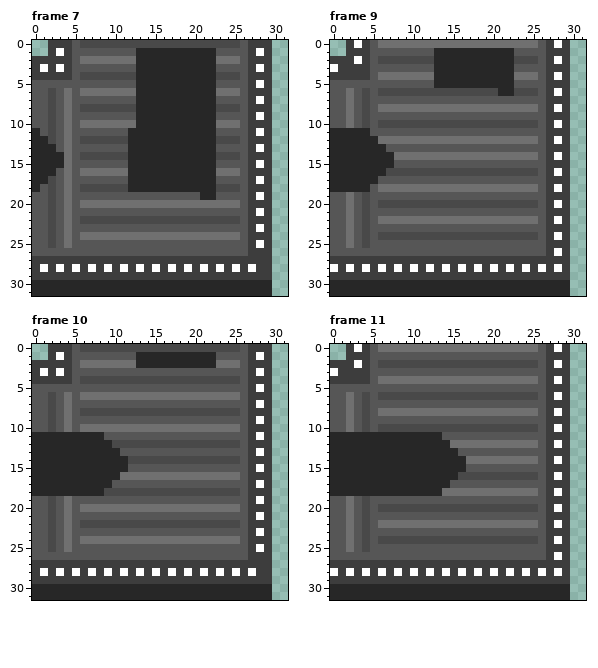
Pixel-art file, stored at Assets/Sprites/Conveyors/right up curve conv.aseprite. Above: the version before the commit.
32x32 pixels, 11 frames. Shown: frame 7, frame 9, frame 10, frame 11. The commit also changed other frames, which this record leaves out.
New version:
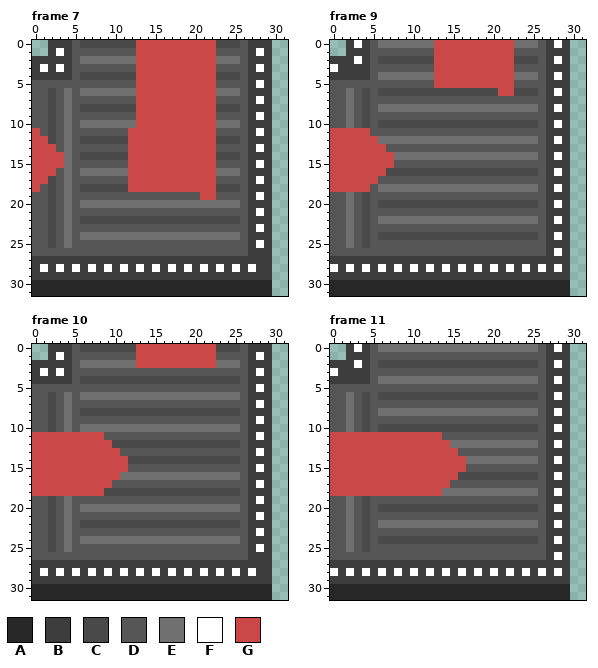
Palette (. is transparent): A #272727  B #3d3d3d  C #494949  D #565656  E #707070  F #ffffff  G #cb4848
Change:
Frame 7, layer "Layer 7":
y 0: x 13..22 CCCCCCCCCC -> GGGGGGGGGG
y 1..10: x 13..22 AAAAAAAAAA -> GGGGGGGGGG
y 11: x 0 A -> G; x 12..22 AAAAAAAAAAA -> GGGGGGGGGGG
y 12: x 0..1 AA -> GG; x 12..22 AAAAAAAAAAA -> GGGGGGGGGGG
y 13: x 0..2 AAA -> GGG; x 12..22 AAAAAAAAAAA -> GGGGGGGGGGG
y 14..15: x 0..3 AAAA -> GGGG; x 12..22 AAAAAAAAAAA -> GGGGGGGGGGG
y 16: x 0..2 AAA -> GGG; x 12..22 AAAAAAAAAAA -> GGGGGGGGGGG
y 17: x 0..1 AA -> GG; x 12..22 AAAAAAAAAAA -> GGGGGGGGGGG
y 18: x 0 A -> G; x 12..22 AAAAAAAAAAA -> GGGGGGGGGGG
y 19: x 21..22 AA -> GG
Frame 9, layer "Layer 7":
y 0: x 13..22 EEEEEEEEEE -> GGGGGGGGGG
y 1..5: x 13..22 AAAAAAAAAA -> GGGGGGGGGG
y 6: x 21..22 AA -> GG
y 11: x 0..4 AAAAA -> GGGGG
y 12: x 0..5 AAAAAA -> GGGGGG
y 13: x 0..6 AAAAAAA -> GGGGGGG
y 14..15: x 0..7 AAAAAAAA -> GGGGGGGG
y 16: x 0..6 AAAAAAA -> GGGGGGG
y 17: x 0..5 AAAAAA -> GGGGGG
y 18: x 0..4 AAAAA -> GGGGG
Frame 10, layer "Layer 7":
y 0: x 13..22 CCCCCCCCCC -> GGGGGGGGGG
y 1..2: x 13..22 AAAAAAAAAA -> GGGGGGGGGG
y 11: x 0..8 AAAAAAAAA -> GGGGGGGGG
y 12: x 0..9 AAAAAAAAAA -> GGGGGGGGGG
y 13: x 0..10 AAAAAAAAAAA -> GGGGGGGGGGG
y 14..15: x 0..11 AAAAAAAAAAAA -> GGGGGGGGGGGG
y 16: x 0..10 AAAAAAAAAAA -> GGGGGGGGGGG
y 17: x 0..9 AAAAAAAAAA -> GGGGGGGGGG
y 18: x 0..8 AAAAAAAAA -> GGGGGGGGG
Frame 11, layer "Layer 7":
y 11: x 0..13 AAAAAAAAAAAAAA -> GGGGGGGGGGGGGG
y 12: x 0..14 AAAAAAAAAAAAAAA -> GGGGGGGGGGGGGGG
y 13: x 0..15 AAAAAAAAAAAAAAAA -> GGGGGGGGGGGGGGGG
y 14..15: x 0..16 AAAAAAAAAAAAAAAAA -> GGGGGGGGGGGGGGGGG
y 16: x 0..15 AAAAAAAAAAAAAAAA -> GGGGGGGGGGGGGGGG
y 17: x 0..14 AAAAAAAAAAAAAAA -> GGGGGGGGGGGGGGG
y 18: x 0..13 AAAAAAAAAAAAAA -> GGGGGGGGGGGGGG
